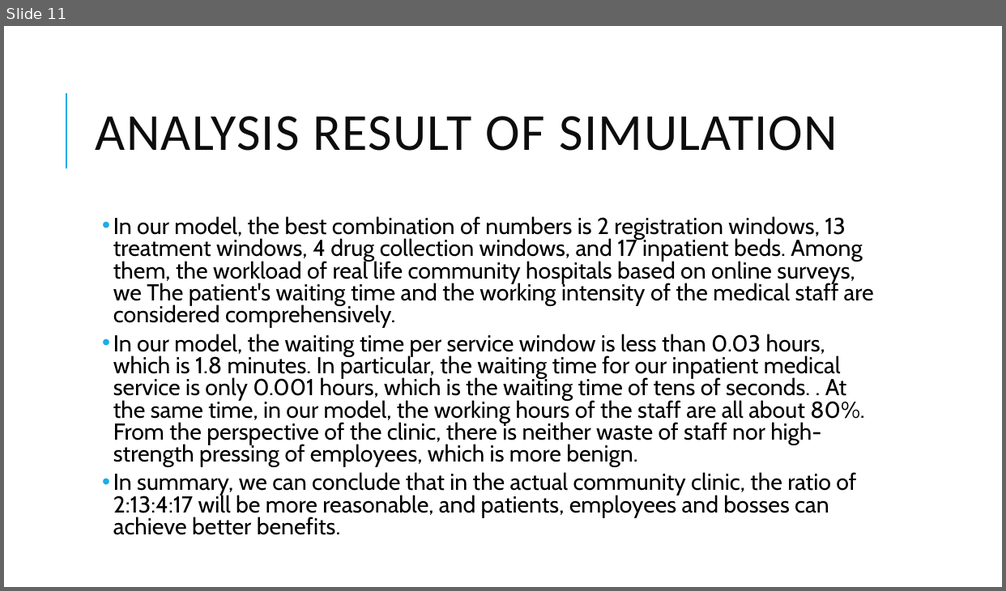
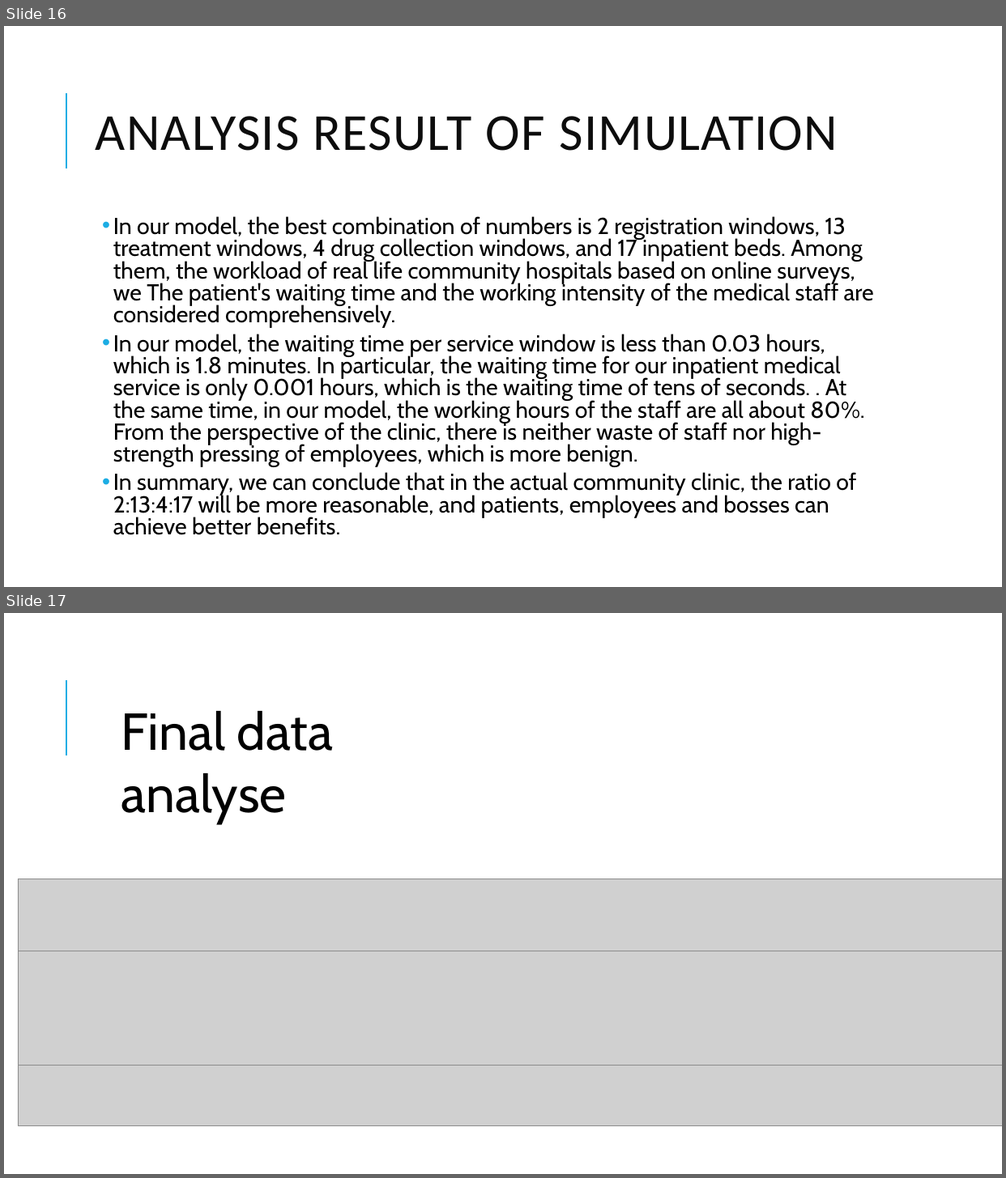
Before and after one commit to Knowden/module-simulation, a slide deck: presentation.pptx. Shown one above the other, each under a label of ours: slide 11 before the commit, slides 16 and 17 after it. The pictures are 1006x591 and 1006x1178 pixels, drawn with LibreOffice and Linux fonts; fonts in the diff are those of the drawing; grey boxes stand for pictures. Boxes give left, top, right and bottom in pixels: in the first picture for what was removed or moved away, otherwise in the second. Text is boxed around its words. In the diff, an @@ line names an element or a change of style, - is before the commit and + after.

```diff
--- a/presentation.pptx
+++ b/presentation.pptx
@@ slide 17 added at [4,613,1002,1174], background #FFFFFF; not listed: 1 template element that a slide beside it also shows @@
@@ text added at [121,711,333,824], 50 pt, text #000000 @@
+Final data analyse
@@ picture added at [19,879,1002,1127] @@
@@ picture added at [18,952,1002,1066] @@
@@ what was slide 11 is now slide 16 @@
```
Also in this commit, not shown: 5 other slides added, 15 other files.
